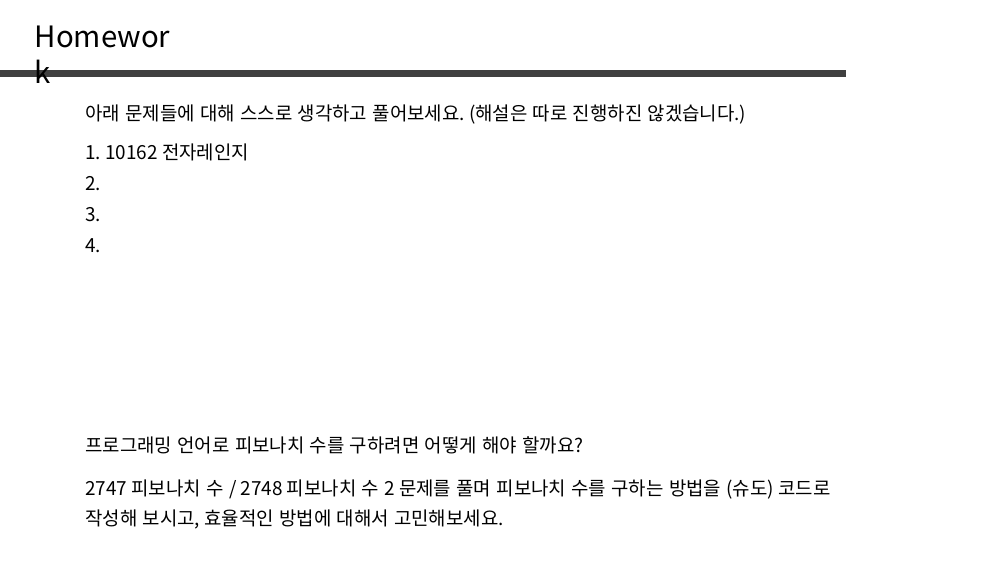
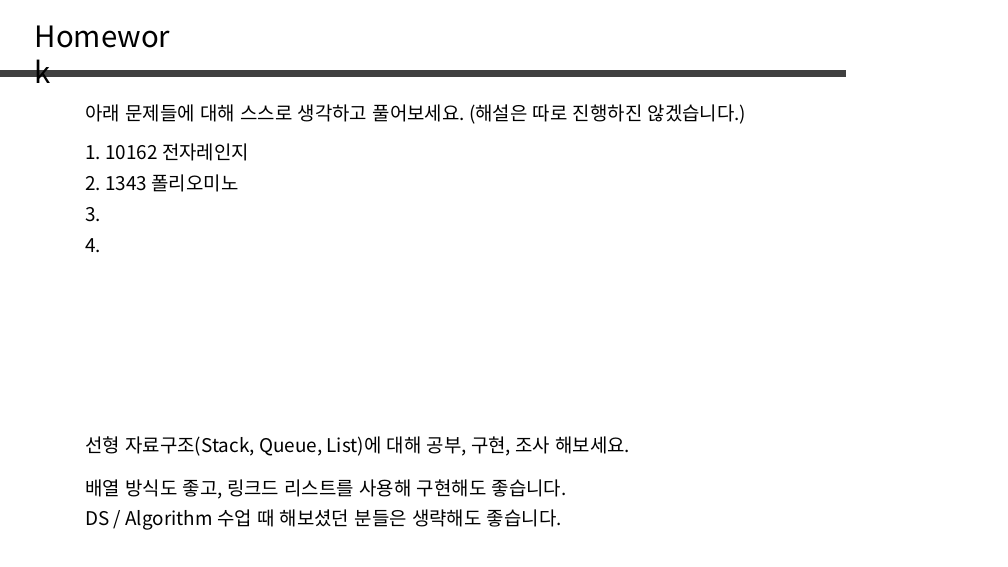
Before and after one commit to jaehoo1/PS-study, a slide deck: slide 23 of study/6_Greedy.pptx (slide 40 before the commit). Drawn at 1008x567 pixels with LibreOffice and Linux fonts; fonts in the diff are those of the drawing. Boxes give left, top, right and bottom in pixels: in the first picture for what was removed or moved away, otherwise in the second. Text is boxed around its words. In the diff, an @@ line names an element or a change of style, - is before the commit and + after.

Commit message:
6작성중

```diff
--- a/study/6_Greedy.pptx
+++ b/study/6_Greedy.pptx
@@ text at [85,174,239,192]: text changed @@
-2.
+2. 1343 폴리오미노
@@ text at [85,436,630,456]: text changed @@
-프로그래밍 언어로 피보나치 수를 구하려면 어떻게 해야 할까요?
+선형 자료구조(Stack, Queue, List)에 대해 공부, 구현, 조사 해보세요.
@@ text at [85,479,567,499]: text changed @@
-2747 피보나치 수 / 2748 피보나치 수 2 문제를 풀며 피보나치 수를 구하는 방법을 (슈도) 코드로
+배열 방식도 좋고, 링크드 리스트를 사용해 구현해도 좋습니다.
@@ text at [85,509,562,530]: text changed @@
-작성해 보시고, 효율적인 방법에 대해서 고민해보세요.
+DS / Algorithm 수업 때 해보셨던 분들은 생략해도 좋습니다.
```
Also in this commit, not shown: 6 slides added, 23 slides removed.
